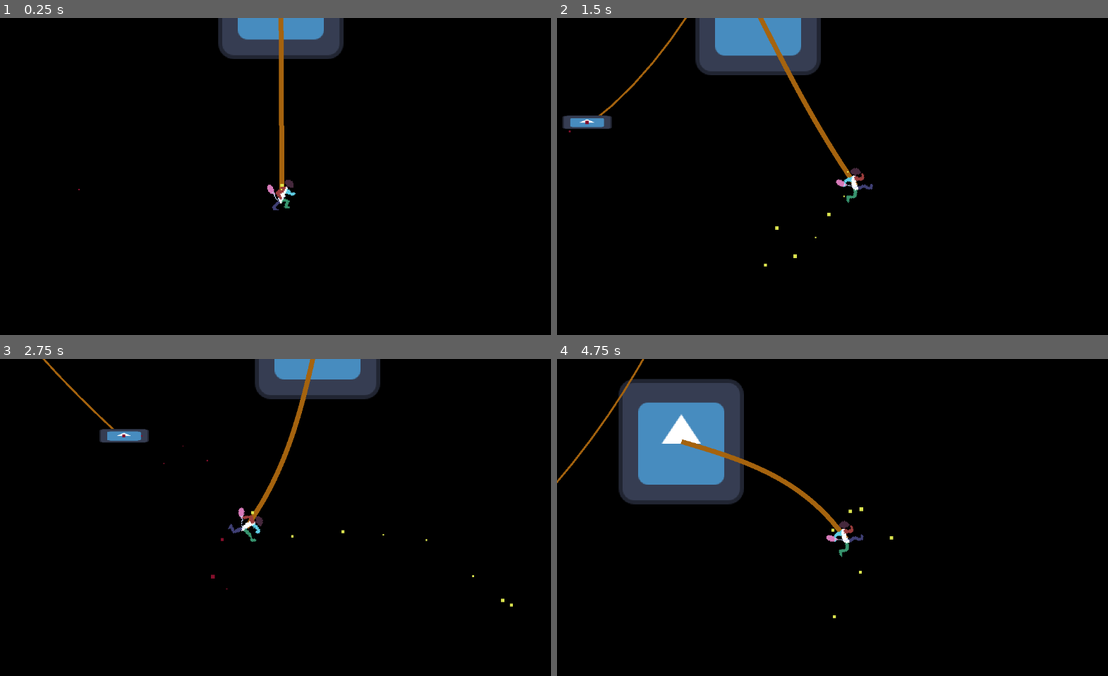
Above: before the commit, frames 1-4 (two rows, left to right).
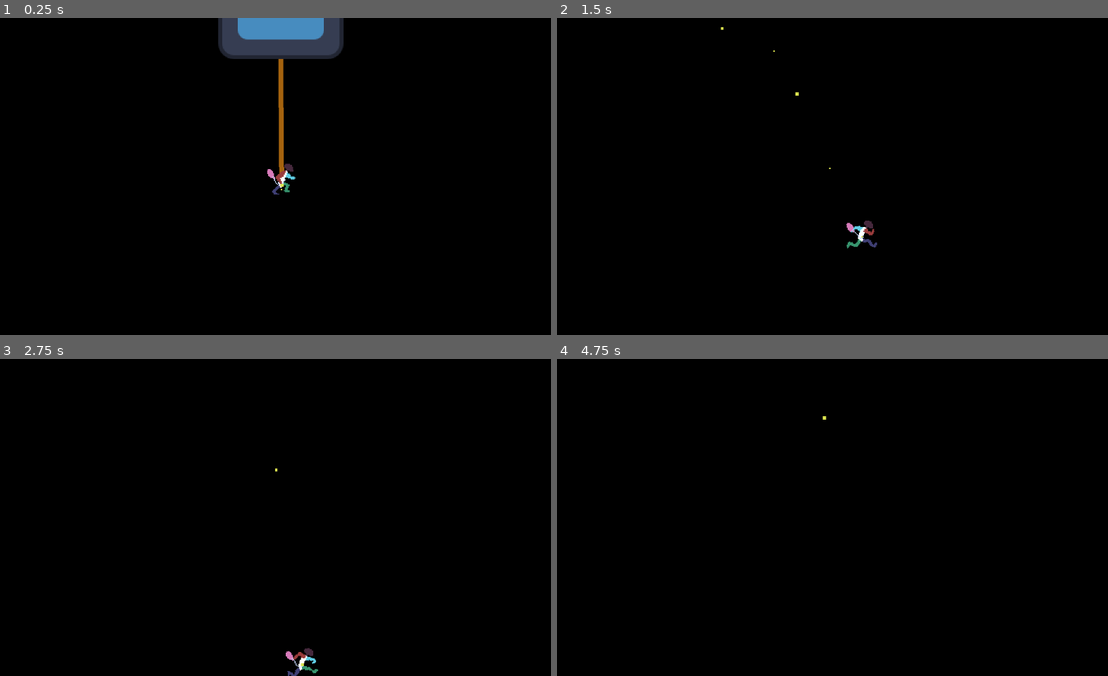
Above: after the commit, the same moments.

Repository: Cosillow/Hello_Gadot
Game: Godot game, scene res://scenes/test_scene_spring.tscn
Same seed, same stepped clock (60 frames per second), same inputs: the game is played once before the commit and once after it. This scene is started directly instead of the project's main scene. The engine's default icon, where the game draws it, is replaced by a stand-in: a white triangle on a blue panel in a dark square.
Inputs:
- Up to frame 1 (0.25 s): no input
- Up to frame 2 (1.5 s): hold Right (move_right) from 0.53 s (still down); tap Z (jump) at 0.6, 0.77, 1.07, 1.35 s
- Up to frame 3 (2.75 s): tap Z (jump) at 1.52, 1.82, 2.1 s; release Right (move_right) at 2.03 s; hold Left (move_left) from 2.03 s (still down)
- Up to frame 4 (4.75 s): release Left (move_left) at 2.78 s; hold Right (move_right) 2.78-4.28 s; tap Z (jump) at 2.85, 3.02, 3.32, 3.6, 3.77, 4.07, 4.35, 4.52 s; hold Left (move_left) from 4.28 s (still down)

The runs differ from the first frame. In frame 1, 0.6% of the frame differs, in the area x 14-54%, y 0-61%; in frame 2, 5.4%; in frame 3, 4.2%; in frame 4, 9.7%, in the area x 0-62%, y 0-82%.

Commit message:
start detach from swing

Diff:
--- a/scenes/rigid_player.tscn
+++ b/scenes/rigid_player.tscn
@@ -78,11 +78,9 @@
 [node name="RigidPlayer" type="RigidBody2D"]
 z_index = 5
 physics_material_override = SubResource("PhysicsMaterial_phg60")
-center_of_mass_mode = 1
 script = ExtResource("1_h10yg")
 
 [node name="CollisionShape2D" type="CollisionShape2D" parent="."]
-position = Vector2(0, 16)
 shape = SubResource("RectangleShape2D_drmvv")
 
 [node name="AnimatedSprite2D" type="AnimatedSprite2D" parent="CollisionShape2D"]
--- /dev/null
+++ b/scenes/rope_swing.tscn
@@ -0,0 +1,30 @@
+[gd_scene load_steps=4 format=3 uid="uid://der36ibpkevao"]
+
+[ext_resource type="PackedScene" uid="uid://bjxxbc7q2u1o8" path="res://scenes/rope.tscn" id="1_7ht4t"]
+[ext_resource type="Texture2D" uid="uid://c5qd8de4d3ab1" path="res://icon.svg" id="2_esqum"]
+
+[sub_resource type="RectangleShape2D" id="RectangleShape2D_hbe1n"]
+size = Vector2(124, 122)
+
+[node name="RopeSwing" type="StaticBody2D"]
+position = Vector2(400, -100)
+
+[node name="CollisionShape2D2" type="CollisionShape2D" parent="."]
+shape = SubResource("RectangleShape2D_hbe1n")
+
+[node name="Rope" parent="." instance=ExtResource("1_7ht4t")]
+ropeLength = 175.0
+tightness = 40
+constrain = 6.0
+gravityAdjustment = -20.0
+width = 5.0
+
+[node name="Sprite2D" type="Sprite2D" parent="."]
+texture = ExtResource("2_esqum")
+
+[node name="PinJoint2D" type="PinJoint2D" parent="."]
+node_a = NodePath("..")
+softness = 5.0
+angular_limit_enabled = true
+angular_limit_lower = -0.698132
+angular_limit_upper = 0.872665
--- a/scenes/test_scene_spring.tscn
+++ b/scenes/test_scene_spring.tscn
@@ -1,54 +1,35 @@
-[gd_scene load_steps=7 format=3 uid="uid://b1iw8hn81mj0w"]
+[gd_scene load_steps=5 format=3 uid="uid://b1iw8hn81mj0w"]
 
-[ext_resource type="Texture2D" uid="uid://c5qd8de4d3ab1" path="res://icon.svg" id="1_82kyp"]
 [ext_resource type="PackedScene" uid="uid://bjrwrl5n4ev21" path="res://scenes/rigid_player.tscn" id="1_j1xu6"]
-[ext_resource type="PackedScene" uid="uid://1xojv1oq0tpf" path="res://scenes/SwingingPlatform.tscn" id="2_rqgnu"]
+[ext_resource type="PackedScene" uid="uid://der36ibpkevao" path="res://scenes/rope_swing.tscn" id="2_3sr81"]
+[ext_resource type="Script" path="res://scripts/rope_swing.gd" id="3_fchea"]
 [ext_resource type="PackedScene" uid="uid://bh10roc2g4e84" path="res://scenes/platform.tscn" id="4_7vnmx"]
-[ext_resource type="PackedScene" uid="uid://bjxxbc7q2u1o8" path="res://scenes/rope.tscn" id="4_51orl"]
-
-[sub_resource type="RectangleShape2D" id="RectangleShape2D_hbe1n"]
-size = Vector2(124, 122)
 
 [node name="Node2D" type="Node2D"]
 
-[node name="RigidPlayer2" parent="." node_paths=PackedStringArray("rope") instance=ExtResource("1_j1xu6")]
+[node name="RigidPlayer2" parent="." node_paths=PackedStringArray("ropeSwing") instance=ExtResource("1_j1xu6")]
 position = Vector2(401, 79)
-rope = NodePath("../StaticBody2D2/Rope")
+ropeSwing = NodePath("../RopeSwing")
 
 [node name="Camera2D" type="Camera2D" parent="RigidPlayer2"]
 zoom = Vector2(2, 2)
 position_smoothing_enabled = true
 position_smoothing_speed = 10.0
 
-[node name="StaticBody2D2" type="StaticBody2D" parent="."]
-position = Vector2(400, -100)
+[node name="RopeSwing" parent="." node_paths=PackedStringArray("attachedBody", "ropeAnchorNode") instance=ExtResource("2_3sr81")]
+script = ExtResource("3_fchea")
+attachedBody = NodePath("../RigidPlayer2")
+ropeAnchorNode = NodePath("../RigidPlayer2/CollisionShape2D")
 
-[node name="Sprite2D" type="Sprite2D" parent="StaticBody2D2"]
-texture = ExtResource("1_82kyp")
-
-[node name="CollisionShape2D2" type="CollisionShape2D" parent="StaticBody2D2"]
-shape = SubResource("RectangleShape2D_hbe1n")
-
-[node name="Rope" parent="StaticBody2D2" node_paths=PackedStringArray("attached") instance=ExtResource("4_51orl")]
-ropeLength = 175.0
-tightness = 40
-constrain = 6.0
-gravityAdjustment = -20.0
-width = 5.0
+[node name="Rope" parent="RopeSwing" index="1" node_paths=PackedStringArray("attached")]
+gravityAdjustment = 30.0
 attached = NodePath("../../RigidPlayer2/CollisionShape2D")
 
-[node name="PinJoint2D" type="PinJoint2D" parent="StaticBody2D2"]
-node_a = NodePath("..")
+[node name="PinJoint2D" parent="RopeSwing" index="3"]
 node_b = NodePath("../../RigidPlayer2")
-softness = 5.0
-angular_limit_enabled = true
-angular_limit_lower = -0.698132
-angular_limit_upper = 0.698132
-
-[node name="SwingingPlatform" parent="." instance=ExtResource("2_rqgnu")]
-position = Vector2(194, -203)
 
 [node name="Platform" parent="." instance=ExtResource("4_7vnmx")]
 position = Vector2(394, -237)
 
 [editable path="RigidPlayer2"]
+[editable path="RopeSwing"]
--- a/scripts/Player.gd
+++ b/scripts/Player.gd
@@ -8,15 +8,7 @@
 var gravity = ProjectSettings.get_setting("physics/2d/default_gravity")
 @onready var animated_sprite = $AnimatedSprite2D
 
-var TEST = 10
-
-
-
 func _physics_process(delta):
-	TEST -= 1
-
-	if TEST>0:print(velocity)
-
 	# Add the gravity.
 	if not is_on_floor():
 		velocity.y += gravity * delta
--- a/scripts/player_rigid.gd
+++ b/scripts/player_rigid.gd
@@ -1,17 +1,29 @@
+class_name RigidPlayer
 extends RigidBody2D
 
 @export var thrust = Vector2(350, 0)
-@export var rope:Rope = null
+@export var ropeSwing: RopeSwing = null
+
 @onready var collision_shape: CollisionShape2D = $CollisionShape2D
 
 func _integrate_forces(state: PhysicsDirectBodyState2D) -> void:
+	if ropeSwing and Input.is_action_just_pressed("jump"):# and is_on_floor():
+		ropeSwing.detach()
+		ropeSwing = null
+		collision_shape.rotation = rotation
+
+
+
 	var direction = Input.get_axis("move_left", "move_right")
 	if direction:
 		state.apply_force(thrust*direction)
 	else:
 		state.apply_force(Vector2.ZERO)
-	if rope:
-		var dir := rope.endDirection
-		#print(dir)
+	if ropeSwing:
+		# align the collision and sprite to look like they are swinging from the actual rope
+		# the rigid body rotates because of joint2d, so subtract that rotation from total
+		var dir := ropeSwing.rope.endDirection
 		collision_shape.rotation = dir.angle() - PI/2 - rotation
-		#rotation = dir.angle() - PI/2
+
+func get_rope_anchor_node() -> Node2D:
+	return collision_shape
--- a/scripts/rope.gd
+++ b/scripts/rope.gd
@@ -1,4 +1,4 @@
-@tool
+#@tool
 class_name Rope
 extends Node2D
 
@@ -64,6 +64,7 @@
 @export var attached: Node2D = null :
 	set(val):
 		attached = val
+		print(attached)
 		update_configuration_warnings()
 		assert(_is_attached_processed_first())
 @onready var prGravity: float = ProjectSettings.get_setting("physics/2d/default_gravity")/50
--- /dev/null
+++ b/scripts/rope_swing.gd
@@ -0,0 +1,26 @@
+class_name RopeSwing
+extends StaticBody2D
+
+@export var attachedBody: RigidBody2D = null
+@export var ropeAnchorNode: Node2D = null
+@onready var rope: Rope = $Rope
+@onready var pin_joint: PinJoint2D = $PinJoint2D
+
+func _ready() -> void:
+	rope.attached = ropeAnchorNode
+	pin_joint.node_b = attachedBody.get_path()
+
+# Called every frame. 'delta' is the elapsed time since the previous frame.
+func _process(delta: float) -> void:
+	pass
+
+func attach_player(player: RigidPlayer):
+	ropeAnchorNode = player.get_rope_anchor_node()
+	attachedBody = player
+	player.rope = rope
+
+func detach():
+	attachedBody = null
+	ropeAnchorNode = null
+	rope.attached = null
+	pin_joint.node_b = ""
